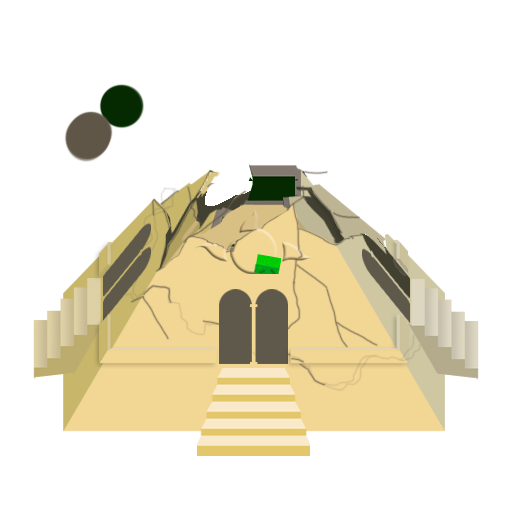
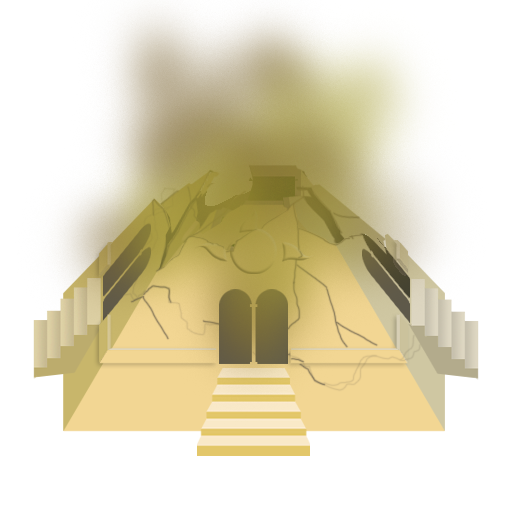
Comparing the layer stacks of the two 512px x 512px images. Changes:
added layer "fumitols" above "RoturaEnd" over (37, 0, 472, 404)
hid "greenemerald" over (254, 254, 281, 274)
painted on "PurpleEmerald" over (303, 170, 329, 175)
painted on "Layer 23 copy" over (64, 83, 145, 163)
